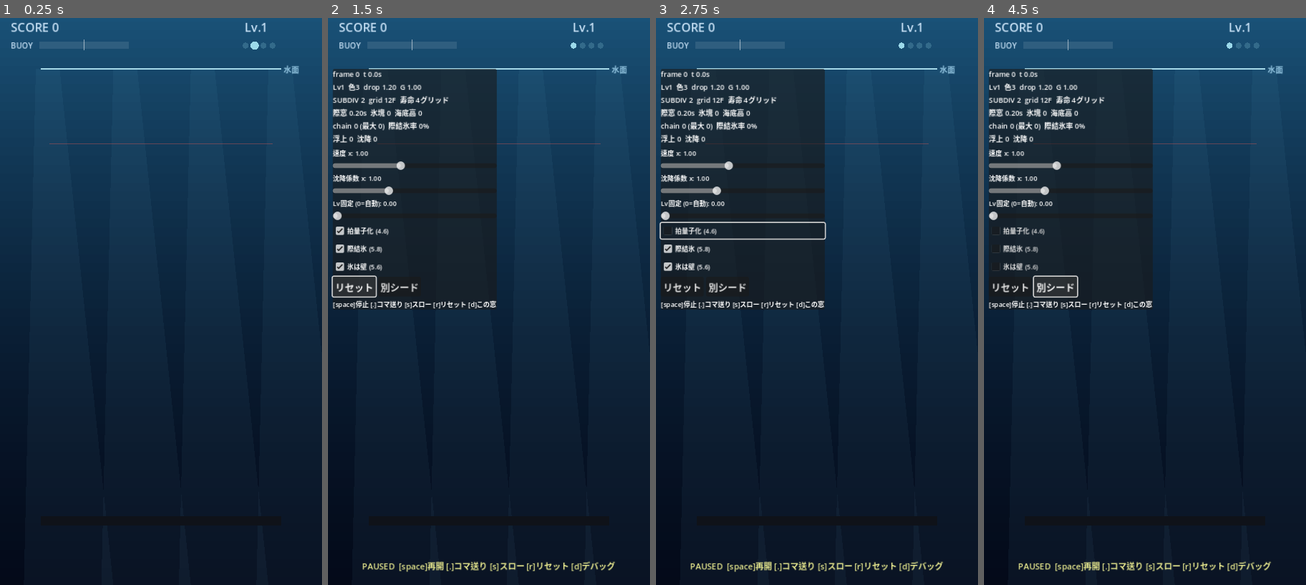
Above: before the commit, frames 1-4 (left to right).
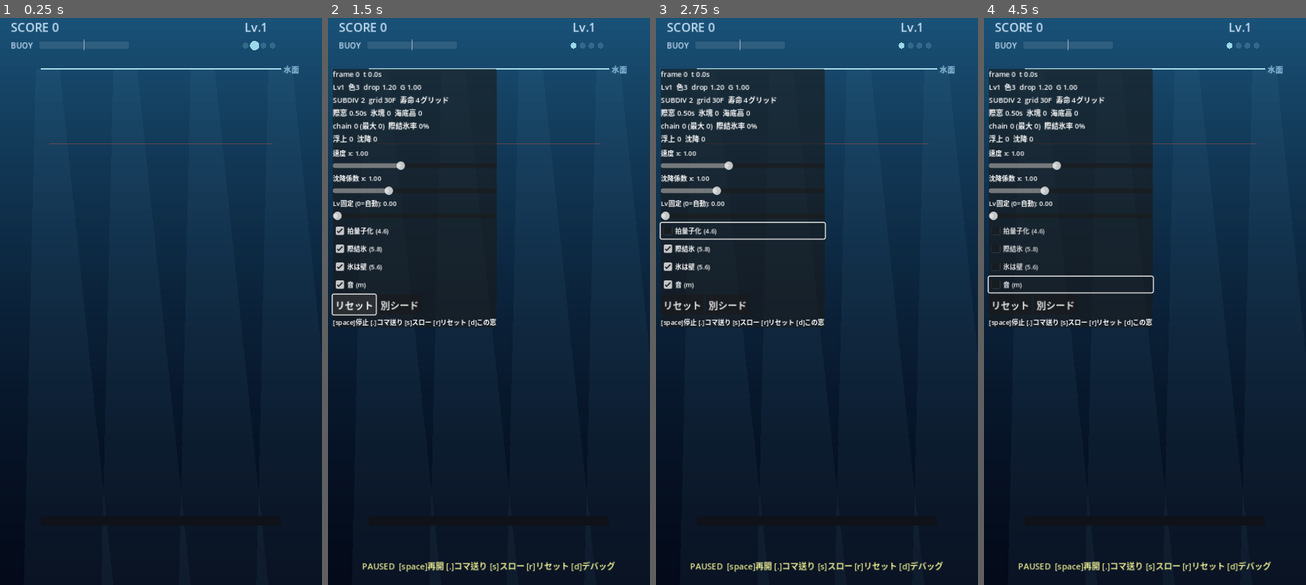
Above: after the commit, the same moments.

Repository: yosiken/metapon_game
Game: Godot game, scene res://scenes/main.tscn
The game is run twice, just before and just after one commit, with the same random seed, the same clock (stepped at 60 frames per second) and the same inputs. Sound files missing from this copy of the repository are replaced by a short silence.
Inputs (mouse positions are in pixels of both pictures, inside the frame that each line leads up to):
- Up to frame 1 (0.25 s): no input
- Up to frame 2 (1.5 s): tap Enter at 0.5 s; move the mouse to (559, 267) at 0.52 s; hold D 0.53-1.25 s; tap M at 0.6 s; click (559, 267) at 0.67 s; tap Space at 0.77 s; click "リセット" at 1.25 s
- Up to frame 3 (2.75 s): click "拍量子化 (4.6)" at 2 s
- Up to frame 4 (4.5 s): click "際結氷 (5.8)" at 2.75 s; click "氷は壁 (5.6)" at 3.5 s; click (1070, 284) at 4.25 s, where only the run after the commit has a clickable "音 (m)"

The runs differ from the first frame. In frame 1, less than 0.1% of the frame differs, in the area x 77-81%, y 4-6%; in frame 2, 1.4%; in frame 3, 1.2%; in frame 4, 1.6%, in the area x 1-53%, y 14-55%.

Commit message:
audio: retune the clock to BPM 128 and add the playback layer
BGM のテンポが 128 と判明したため、拍グリッドが固定ステップに乗るよう
クロックを組み替え、音の再生層を追加した。

ティックレートの一般則（仕様書 §4.6.3 を書き換え）:
- BPM 128 は 60Hz では 1拍 28.125 ティックとなりグリッド線がティック境界に
  乗らない。16分音符は 7.03125 ティック
- ティックレートを BPM に一致させると、**どんな BPM でも 1拍 = 常に 60 ティック**
  （8分=30 / 16分=15）になる。曲に合わせてゲーム側のクロックを変える形で、
  「盤面が音楽を刻む」という設計と一貫する
- 32分音符は 7.5 ティックで非整数のため SUBDIV の上限は 4（16分）

実装:
- physics_ticks_per_second を 128 に、Cfg.TICKS / Cfg.BPM を 128 に
- 秒で定義していた定数をティック数へ換算。結氷猶予は16分音符1つ（15ティック）、
  連鎖猶予は16分音符3つ（45ティック）と、音楽的に意味のある値に割り当てた
- scripts/view/game_audio.gd を追加。BGM は sim 時刻に追従させ、ズレが 80ms を
  超えたときだけシークする（音を時計にすると決定性が壊れるため）。
  結氷SEは連鎖数に応じてメジャースケールで音階が上がる。融解SEは拍グリッド上
  でしか鳴らないのでそのままパーカッションになる
- 音源ファイルが無い場合は黙ってスキップし、ゲームは無音で動作する
- m キーで音のオン/オフ

なお音源ファイルはまだリポジトリに届いていない（audio/README.md に配置規約）。

副作用: BPM 150 想定から 128 へ下げたため、グリッド数が同じでも氷の寿命が
約17%伸び、スモークテストの浮上/沈降比が 47/47 から 110/48 に変わった。
グリッド数は整数しか取れずテンポ差を吸収できないため、難易度は dropRate と
レベル到達時刻で詰め直す（P2）。

Co-Authored-By: Claude Opus 5 <noreply@anthropic.com>
Claude-Session: https://claude.ai/code/session_01N2aNeqApC1yqpieTeUpadp

Diff:
--- a/godot/project.godot
+++ b/godot/project.godot
@@ -21,7 +21,7 @@
 
 [physics]
 
-common/physics_ticks_per_second=60
+common/physics_ticks_per_second=128
 
 [rendering]
 
--- a/godot/scripts/main.gd
+++ b/godot/scripts/main.gd
@@ -28,11 +28,16 @@
 var _last_grid := -1
 
 var font: Font
+var audio: GameAudio
+var _ice_tick := -1
 
 func _ready() -> void:
 	font = ThemeDB.fallback_font
 	_recalc_geometry()
 	sim = Sim.new(seed_value)
+	audio = GameAudio.new()
+	add_child(audio)
+	audio.start_bgm()
 	_build_debug_ui()
 	set_process_unhandled_input(true)
 
@@ -59,8 +64,10 @@
 	for i in range(steps):
 		sim.step()
 		_consume_events()
+	audio.sync_bgm(sim.elapsed())
 
 func _consume_events() -> void:
+	_ice_tick = audio.consume(sim, _ice_tick)
 	for e: Dictionary in sim.ev_freeze:
 		chain_pop = 1.0
 		if e["kiwa"]:
@@ -104,6 +111,7 @@
 			KEY_S: slow = not slow
 			KEY_R: _reset()
 			KEY_D: _toggle_debug()
+			KEY_M: audio.enabled = not audio.enabled
 		return
 	if event is InputEventScreenTouch:
 		if event.pressed:
@@ -143,6 +151,7 @@
 		if sim.ground[col][gi].state == MBlock.State.ICE:
 			return
 		pointers[id] = {"stack": null, "col": col, "idx": gi, "start_idx": gi, "start_y": pos.y}
+		audio.play("grab", 1.0, -6.0)
 
 func _drag(id: int, pos: Vector2) -> void:
 	if not pointers.has(id):
@@ -279,7 +288,7 @@
 
 	match b.state:
 		MBlock.State.FREEZING:
-			var k: float = 0.5 + 0.5 * sin(float(sim.frame) * 0.6)
+			var k: float = 0.5 + 0.5 * sin(sim.elapsed() * 36.0)
 			draw_rect(box, Color(1, 1, 1, (0.35 + 0.35 * k) * alpha))
 		MBlock.State.ICE:
 			_draw_ice(b, box, alpha)
@@ -297,7 +306,7 @@
 	var cracks := 0
 	if grids <= 1:
 		# 際窓: 強く脈動し、縁がシアンに光る（5.8 / 6.4.1）
-		var k: float = 0.5 + 0.5 * sin(float(sim.frame) * 0.9)
+		var k: float = 0.5 + 0.5 * sin(sim.elapsed() * 54.0)
 		draw_rect(box, Color(0.55, 1.0, 1.0, (0.18 + 0.30 * k) * alpha))
 		edge = Color(0.35, 1.0, 1.0, alpha)
 		cracks = 3
@@ -347,7 +356,7 @@
 	var f := sim.frame
 	var g := sim.gravity()
 	var best := float(s.base_row) + y
-	for i in range(150):
+	for i in range(int(Cfg.TICKS * 2.5)):
 		var ft := 0.0
 		for grp: Dictionary in s.groups:
 			if grp["melt_at"] > f:
@@ -415,6 +424,9 @@
 func _reset() -> void:
 	sim.reset(seed_value)
 	pointers.clear()
+	_ice_tick = -1
+	audio.stop_bgm()
+	audio.start_bgm()
 
 func _build_debug_ui() -> void:
 	var layer := CanvasLayer.new()
@@ -437,6 +449,7 @@
 	_add_check(vb, "拍量子化 (4.6)", sim.quantize_melt, func(v): sim.quantize_melt = v)
 	_add_check(vb, "際結氷 (5.8)", sim.kiwa_enabled, func(v): sim.kiwa_enabled = v)
 	_add_check(vb, "氷は壁 (5.6)", sim.ice_is_wall, func(v): sim.ice_is_wall = v)
+	_add_check(vb, "音 (m)", true, func(v): audio.enabled = v)
 
 	var hb := HBoxContainer.new()
 	vb.add_child(hb)
--- a/godot/scripts/sim/cfg.gd
+++ b/godot/scripts/sim/cfg.gd
@@ -8,26 +8,32 @@
 const ROWS := 12
 const BUFFER_ROWS := 2
 const MAX_STACKS := 3
-const TICKS := 60
-const OVERFLOW_GRACE_FRAMES := 90   # 1.5s
+
+## sim のティックレート。**BPM と同じ値にする**（4.6.3）。
+## こうすると 1拍 = 常に 60 ティック、8分 = 30、16分 = 15 になり、
+## どんな BPM でもグリッド線が必ずティック境界に乗る。
+const TICKS := 128
+const OVERFLOW_GRACE_FRAMES := 192  # 1.5s
 
 # --- 物理 (7.3) ---
 const MATCH_MIN := 3
-const FREEZE_DELAY_FRAMES := 7      # 0.12s
+const FREEZE_DELAY_FRAMES := 15     # 16分音符1つ = 0.117s
 const FREEZE_IMPULSE := 12.0
 const BASE_ACCEL := 8.0
 const V_MAX_UP := 14.0
 const V_MAX_DOWN := 18.0
-const CHAIN_GRACE_FRAMES := 21      # 0.35s
+const CHAIN_GRACE_FRAMES := 45      # 16分音符3つ = 0.352s
 const BUOY_MULT_CAP := 4.0
 const FALL_SPEED := 16.0
 const KIWA_SCORE_MULT := 1.30
 const KIWA_BUOY_MULT := 1.15
 
 # --- 拍 (4.6) ---
-const BPM := 150                    # 900 / BPM が整数であること
+const BPM := 128                    # BGM のテンポ。TICKS と同じ値にすること
 
 # --- レベル進行 (8.1) ---
+# BPM128 では 8分=234ms / 16分=117ms。BPM150 のときより氷が約17%長持ちする。
+# グリッド数は整数しか取れないため、テンポ差はここでは吸収せず dropRate 側で詰める。
 const LEVELS := [
 	{"t":   0, "colors": 3, "drop": 1.2, "g": 1.00, "subdiv": 2, "grids": 4},
 	{"t":  30, "colors": 4, "drop": 1.5, "g": 1.00, "subdiv": 2, "grids": 4},
@@ -51,7 +57,7 @@
 	Color("f0efe6"), # 白
 ]
 
-## グリッド1目盛りのフレーム数。BPM150 なら 8分=12 / 16分=6（4.6.3）
+## グリッド1目盛りのティック数。TICKS == BPM なら 1拍=60 / 8分=30 / 16分=15（4.6.3）
 static func grid_frames(subdiv: int) -> int:
 	return int(round(float(TICKS) * 60.0 / float(BPM * subdiv)))
 
--- /dev/null
+++ b/godot/scripts/view/game_audio.gd
@@ -0,0 +1,141 @@
+## 音の再生。仕様書 §11.1 に対応。
+##
+## 重要な原則（§11.1 / §12.2）:
+##   **BGM の再生位置は sim 時刻に従わせる。sim が真であり、音が追従する。**
+##   逆にすると（音を時計にすると）決定性が壊れ、リプレイが再現しなくなる。
+##
+## ファイルが無い場合は黙ってスキップするので、音源が未配置でもゲームは動く。
+class_name GameAudio
+extends Node
+
+## 音源の配置。ファイル名が違う場合はここだけ直せばよい。
+const BGM_PATH := "res://audio/bgm/main.ogg"
+const SE_PATHS := {
+	"grab":    "res://audio/se/grab.wav",     # ブロックを掴む
+	"freeze":  "res://audio/se/freeze.wav",   # 結氷（連鎖数で音階が上がる）
+	"kiwa":    "res://audio/se/kiwa.wav",     # 際結氷（§5.8）
+	"melt":    "res://audio/se/melt.wav",     # 融解。これがパーカッションの実体（§4.6）
+	"surface": "res://audio/se/surface.wav",  # 水面到達
+	"land":    "res://audio/se/land.wav",     # 沈降して着地
+	"tick":    "res://audio/se/tick.wav",     # 際窓のグリッド頭（§6.4.1）
+}
+
+## 連鎖数 → 半音。メジャースケールで上がっていく（§11.1）
+const CHAIN_SEMITONES := [0, 2, 4, 5, 7, 9, 11, 12, 14, 16, 17, 19, 21, 23, 24]
+
+const SE_VOICES := 12
+const DRIFT_TOLERANCE := 0.08   # これ以上ズレたら BGM をシークして sim に合わせる
+const DRIFT_CHECK_INTERVAL := 1.0
+
+var bgm: AudioStreamPlayer
+var _voices: Array = []
+var _next_voice := 0
+var _streams := {}
+var _last_drift_check := -99.0
+var _missing: Array = []
+
+var bgm_volume_db := -8.0
+var se_volume_db := -4.0
+var enabled := true
+
+func _ready() -> void:
+	bgm = AudioStreamPlayer.new()
+	bgm.volume_db = bgm_volume_db
+	add_child(bgm)
+	for i in range(SE_VOICES):
+		var p := AudioStreamPlayer.new()
+		p.volume_db = se_volume_db
+		add_child(p)
+		_voices.append(p)
+	_load_all()
+
+func _load_all() -> void:
+	if ResourceLoader.exists(BGM_PATH):
+		bgm.stream = load(BGM_PATH)
+	else:
+		_missing.append(BGM_PATH)
+	for key in SE_PATHS.keys():
+		var path: String = SE_PATHS[key]
+		if ResourceLoader.exists(path):
+			_streams[key] = load(path)
+		else:
+			_missing.append(path)
+	if _missing.is_empty():
+		print("[audio] 全て読み込み済み")
+	else:
+		print("[audio] 未配置のため無音: %s" % ", ".join(_missing))
+
+func has_any() -> bool:
+	return bgm.stream != null or not _streams.is_empty()
+
+func start_bgm() -> void:
+	if bgm.stream != null and not bgm.playing:
+		bgm.play()
+
+func stop_bgm() -> void:
+	bgm.stop()
+
+## sim 時刻に BGM を追従させる。ズレが閾値を超えたときだけシークする。
+func sync_bgm(sim_seconds: float) -> void:
+	if not enabled or bgm.stream == null or not bgm.playing:
+		return
+	if sim_seconds - _last_drift_check < DRIFT_CHECK_INTERVAL:
+		return
+	_last_drift_check = sim_seconds
+	var length := bgm.stream.get_length()
+	if length <= 0.0:
+		return
+	var want: float = fposmod(sim_seconds, length)
+	var have: float = bgm.get_playback_position()
+	var diff: float = want - have
+	# 曲の端をまたいだ場合を補正
+	if diff > length * 0.5:
+		diff -= length
+	elif diff < -length * 0.5:
+		diff += length
+	if absf(diff) > DRIFT_TOLERANCE:
+		bgm.seek(want)
+
+func play(key: String, pitch: float = 1.0, volume_offset_db: float = 0.0) -> void:
+	if not enabled or not _streams.has(key):
+		return
+	var p: AudioStreamPlayer = _voices[_next_voice]
+	_next_voice = (_next_voice + 1) % _voices.size()
+	p.stream = _streams[key]
+	p.pitch_scale = clampf(pitch, 0.25, 4.0)
+	p.volume_db = se_volume_db + volume_offset_db
+	p.play()
+
+## 連鎖数に応じて音階を上げる（§11.1）
+func play_freeze(chain: int) -> void:
+	var idx: int = clampi(chain - 1, 0, CHAIN_SEMITONES.size() - 1)
+	var semi: float = float(CHAIN_SEMITONES[idx])
+	play("freeze", pow(2.0, semi / 12.0))
+
+## sim が 1 ティック進むたびに呼ぶ。イベントを音に変換する。
+func consume(sim: Sim, prev_ice_tick: int) -> int:
+	if not enabled:
+		return prev_ice_tick
+	for e: Dictionary in sim.ev_freeze:
+		if e["kiwa"]:
+			play("kiwa", 1.0, 2.0)
+		play_freeze(int(e["chain"]))
+	# 融解は拍グリッド上でしか起きないので、そのまま打楽器になる（§4.6）。
+	# 同一ティックに複数融けても 1 回にまとめ、数で音量を上げる。
+	if not sim.ev_melt.is_empty():
+		play("melt", 1.0, minf(float(sim.ev_melt.size() - 1) * 1.5, 4.0))
+	for e: Dictionary in sim.ev_surface:
+		play("surface", 1.0, 2.0)
+	if not sim.ev_land.is_empty():
+		play("land")
+	# 際窓に入っている氷があるとき、グリッドの頭で小さくチックを鳴らす
+	var gf := sim.grid_frames()
+	var tick_id := int(sim.frame / gf)
+	if tick_id != prev_ice_tick:
+		for s: AirStack in sim.stacks:
+			var soon := s.soonest_melt(sim.frame)
+			if soon > 0 and soon <= gf:
+				play("tick", 1.0, -8.0)
+				break
+		return tick_id
+	return prev_ice_tick
--- a/godot/tests/headless_check.gd
+++ b/godot/tests/headless_check.gd
@@ -2,7 +2,7 @@
 ##   godot --headless --path godot --script res://tests/headless_check.gd
 extends SceneTree
 
-const FRAMES := 60 * 180   # 3分
+const FRAMES := Cfg.TICKS * 180   # 3分
 
 func _init() -> void:
 	var fail := 0
@@ -68,8 +68,8 @@
 	var kiwa_rate := 0.0
 	if s.stat_freeze_after_first > 0:
 		kiwa_rate = 100.0 * float(s.stat_kiwa) / float(s.stat_freeze_after_first)
-	print("[seed %d] %dF (%.0fs) Lv%d score=%d 最大連鎖=%d 浮上=%d 沈降=%d 際結氷率=%.0f%% 埋没=%s" % [
-		seed_value, frames_run, float(frames_run) / 60.0, s.level, int(s.score),
+	print("[seed %d] %dT (%.0fs) Lv%d score=%d 最大連鎖=%d 浮上=%d 沈降=%d 際結氷率=%.0f%% 埋没=%s" % [
+		seed_value, frames_run, float(frames_run) / float(Cfg.TICKS), s.level, int(s.score),
 		s.stat_max_chain, s.stat_surfaced, s.stat_sunk, kiwa_rate, str(s.game_over)])
 	if s.stat_surfaced == 0:
 		printerr("[seed %d] 3分回して一度も浮上していない" % seed_value)
@@ -82,7 +82,7 @@
 	for t in range(2):
 		var s := Sim.new(4242)
 		var bot := XorRng.new(99)
-		for i in range(60 * 60):
+		for i in range(Cfg.TICKS * 60):
 			_bot_seed(s, bot)
 			s.step()
 		res.append([int(s.score), s.frame, s.stat_max_chain, s.stat_surfaced, s.ground_height()])
@@ -98,7 +98,7 @@
 	var bot := XorRng.new(31337)
 	var checked := 0
 	var bad := 0
-	for i in range(60 * 90):
+	for i in range(Cfg.TICKS * 90):
 		_bot_seed(s, bot)
 		s.step()
 		var gf := s.grid_frames()
--- a/godot/tests/scenario_shot.gd
+++ b/godot/tests/scenario_shot.gd
@@ -12,7 +12,7 @@
 var main: Node = null
 var built := false
 var ignite_frame := -1
-var at := [4, 16, 30, 52]
+var at := [8, 34, 64, 110]
 var idx := 0
 var fr := 0
 
--- a/godot/tests/spec_check.gd
+++ b/godot/tests/spec_check.gd
@@ -37,8 +37,11 @@
 
 func _check_grid_frames() -> void:
 	print("拍グリッド (4.6.3) BPM=%d" % Cfg.BPM)
-	_expect("8分 frames", float(Cfg.grid_frames(2)), 12.0, 0.001)
-	_expect("16分 frames", float(Cfg.grid_frames(4)), 6.0, 0.001)
+	_expect("1拍 ticks", float(Cfg.grid_frames(1)), 60.0, 0.001)
+	_expect("8分 ticks", float(Cfg.grid_frames(2)), 30.0, 0.001)
+	_expect("16分 ticks", float(Cfg.grid_frames(4)), 15.0, 0.001)
+	# tick rate == BPM であること（4.6.3 の一般則）
+	_expect("TICKS == BPM", float(Cfg.TICKS), float(Cfg.BPM), 0.001)
 
 func _case(name: String, layout: Array, g: float, wt: float, ft: float, a: float, v0: float) -> void:
 	print("\n%s" % name)
@@ -51,7 +54,7 @@
 			b.color = int(color)
 			s.ground[c].append(b)
 	var guard := 0
-	while s.stacks.is_empty() and guard < 60:
+	while s.stacks.is_empty() and guard < 120:
 		s.step()
 		guard += 1
 	if s.stacks.is_empty():
Not shown, changed: docs/game-design.md
Not shown, changed: godot/README.md
Not shown, added: godot/audio/README.md
